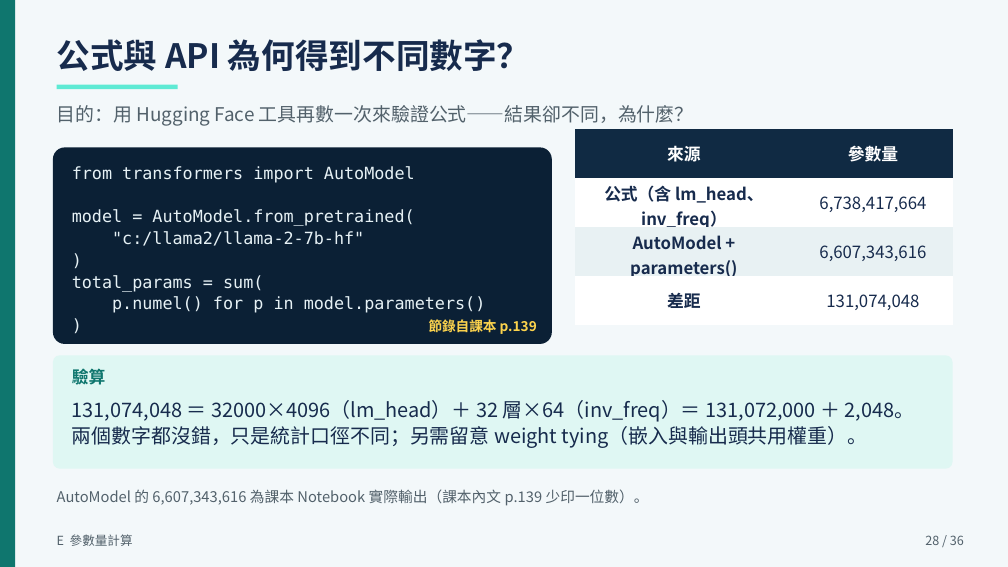
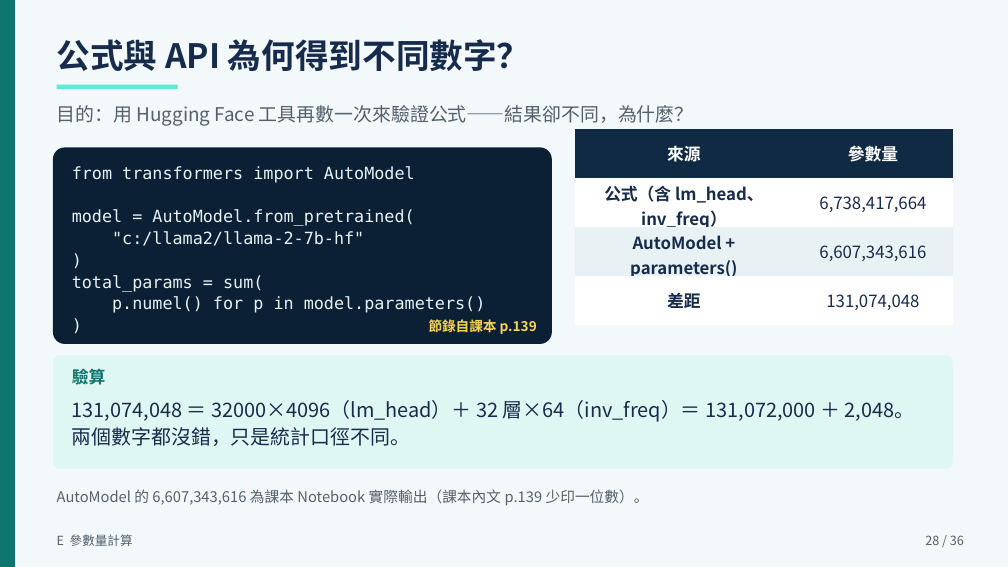
Before and after one commit to Janice0720/personal-project, a slide deck: slide 28 of school-notes/machine-learning-and-decisions/資研二甲_黃子甄_機器學習第五章簡報_v3.pptx. Drawn at 1008x567 pixels with LibreOffice and Linux fonts; fonts in the diff are those of the drawing. Boxes give left, top, right and bottom in pixels: in the first picture for what was removed or moved away, otherwise in the second. Text is boxed around its words. In the diff, an @@ line names an element or a change of style, - is before the commit and + after.

```diff
--- a/school-notes/machine-learning-and-decisions/資研二甲_黃子甄_機器學習第五章簡報_v3.pptx
+++ b/school-notes/machine-learning-and-decisions/資研二甲_黃子甄_機器學習第五章簡報_v3.pptx
@@ text at <box>72,427,410,446</box>: text changed @@
-兩個數字都沒錯，只是統計口徑不同；另需留意 weight tying（嵌入與輸出頭共用權重）。
+兩個數字都沒錯，只是統計口徑不同。
```
Also in this commit, not shown: 3 other slides changed, 4 other files.
